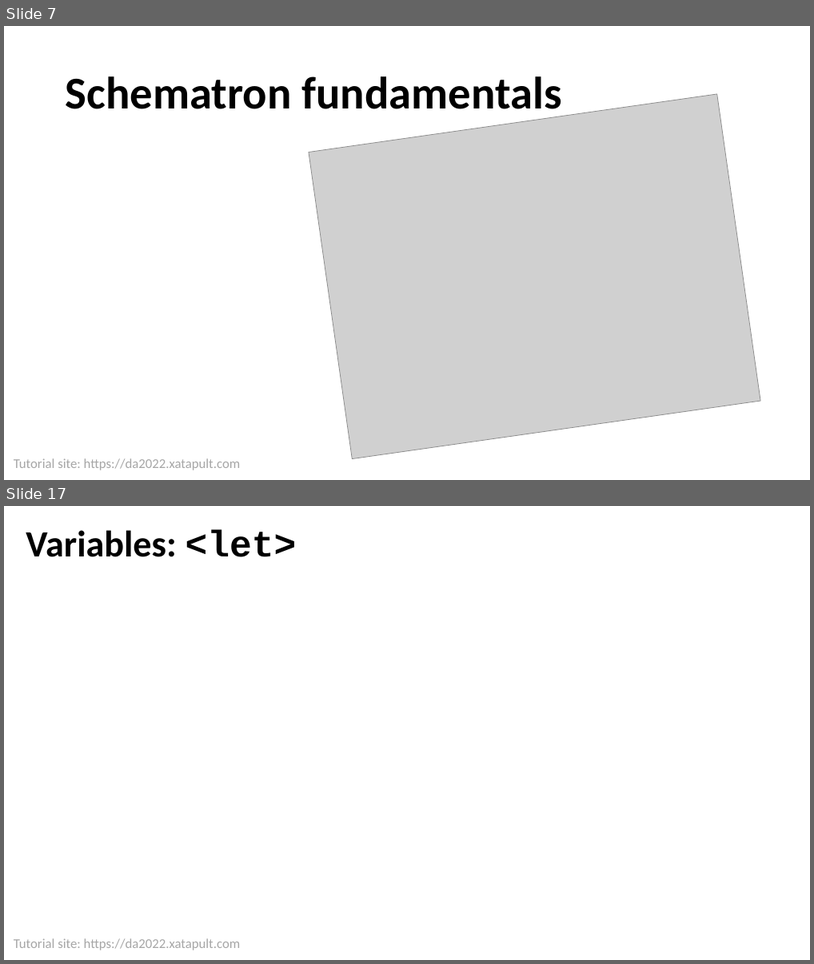
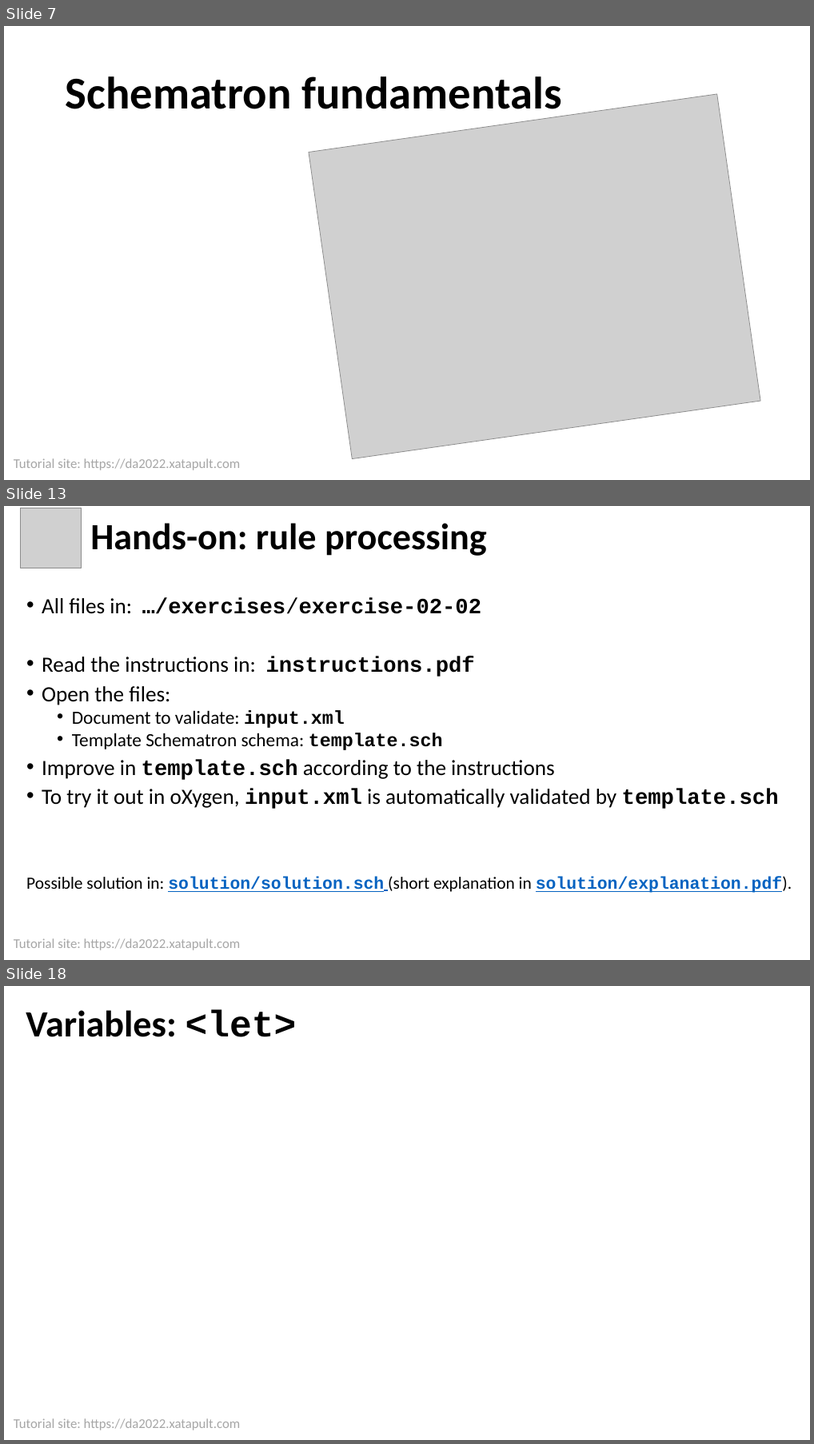
Before and after one commit to xatapult/da-2022-schematron, a slide deck: presentation/Schematron Tutorial DA 2022.pptx. Shown one above the other, each under a label of ours: slides 7 and 17 before the commit, slides 7, 13 and 18 after it; the slides between them are not shown. The pictures are 814x964 and 814x1444 pixels, drawn with LibreOffice and Linux fonts; fonts in the diff are those of the drawing; grey boxes stand for pictures; background and template pictures are left out. Boxes give left, top, right and bottom in pixels: in the first picture for what was removed or moved away, otherwise in the second. Text is boxed around its words. In the diff, an @@ line names an element or a change of style, - is before the commit and + after.

```diff
--- a/presentation/Schematron Tutorial DA 2022.pptx
+++ b/presentation/Schematron Tutorial DA 2022.pptx
@@ slide 13 added at (4,506,810,960), background #FFFFFF; not listed: 1 template element that a slide beside it also shows @@
@@ picture added at (20,508,81,568) @@
@@ title added at (90,523,487,556), 44 pt, text #000000, bold @@
+Hands-on: rule processing
@@ text added at (26,598,792,892), 25.9 pt, text #000000 @@
+• All files in: …/exercises/exercise-02-02
+• Read the instructions in: instructions.pdf
+• Open the files:
+  • Document to validate: input.xml
+  • Template Schematron schema: template.sch
+• Improve in template.sch according to the instructions
+• To try it out in oXygen, input.xml is automatically validated by template.sch
+Possible solution in: solution/solution.sch (short explanation in solution/explanation.pdf).
@@ what was slide 17 is now slide 18 @@
```
Also in this commit, not shown: 7 slides changed, 2 other slides added, 2 slides removed, 20 other files.
